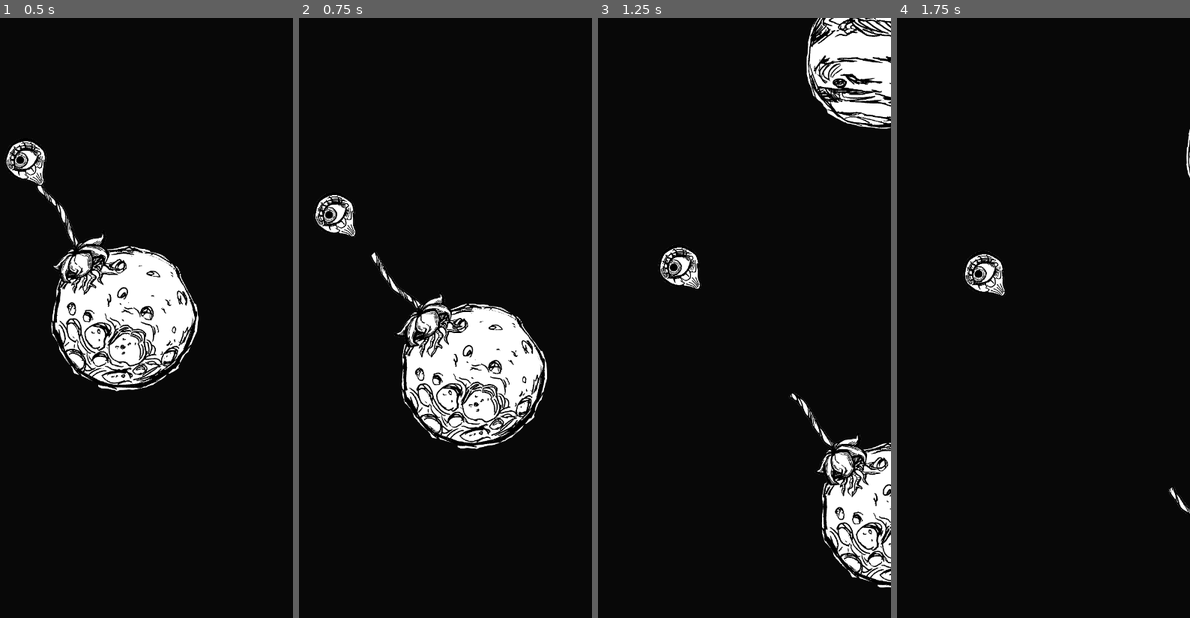
Above: before the commit, frames 1-4 (left to right).
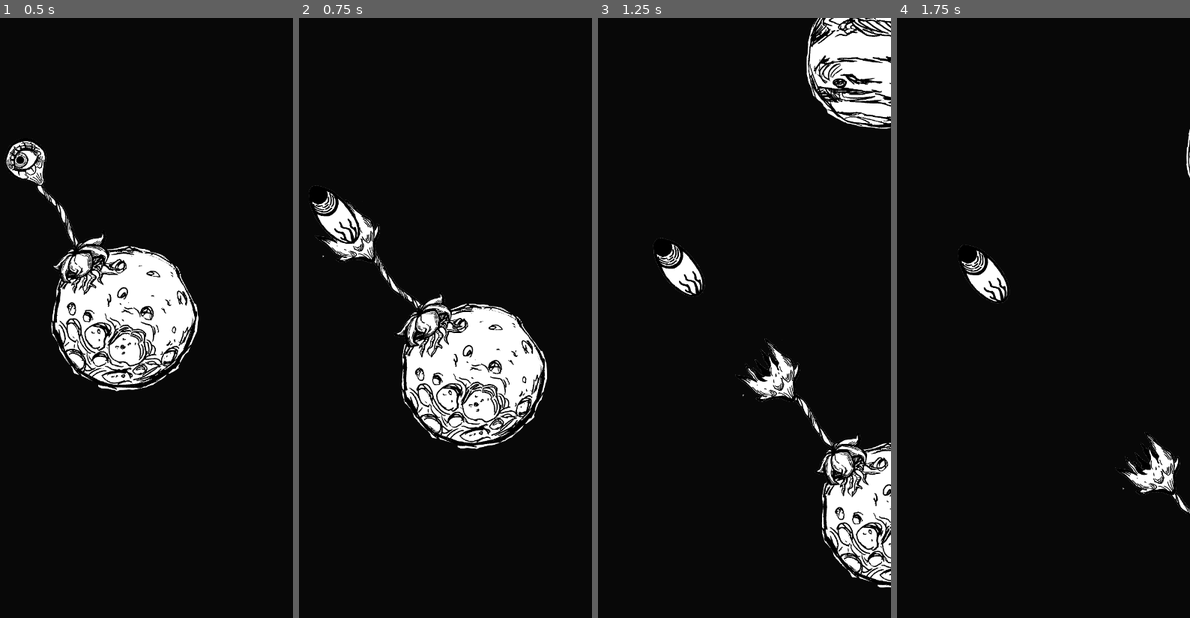
Above: after the commit, the same moments.

Repository: patryelt/RootOfEvil
Game: Godot game, scene res://scenes/Game.tscn
The game is run twice, just before and just after one commit, with the same random seed, the same clock (stepped at 60 frames per second) and the same inputs.
Inputs:
- Up to frame 1 (0.5 s): no input
- Up to frame 2 (0.75 s): tap Space (jump) at 0.6 s
- Up to frame 3 (1.25 s): tap Space (jump) at 0.77, 1.07 s
- Up to frame 4 (1.75 s): tap Space (jump) at 1.35, 1.52 s

Frame 1 is identical in both runs. In frame 2, 1.2% of the frame differs, in the area x 3-28%, y 27-41%; in frame 3, 1.4%; in frame 4, 1.4%, in the area x 20-97%, y 37-80%.

Commit message:
Use eye projectile

Diff:
--- a/scenes/Player/PlayerSprite.gd
+++ b/scenes/Player/PlayerSprite.gd
@@ -2,11 +2,16 @@
 
 func leave():
 	$eye_anim.hide()
+	$socket_anim.show()
 
 func jump():
 	$stem.hide()
 	$flower_anim.hide()
+	$eye_anim.hide()
+	$projectile.show()
 
 func grow():
 	$stem.show()
 	$flower_anim.show()
+	$projectile.hide()
+	$eye_anim.show()
--- a/scenes/Player/PlayerSprite.tscn
+++ b/scenes/Player/PlayerSprite.tscn
@@ -1,10 +1,12 @@
-[gd_scene load_steps=25 format=2]
+[gd_scene load_steps=32 format=2]
 
 [ext_resource path="res://assets/art/eye.png" type="Texture" id=1]
 [ext_resource path="res://assets/art/bulb.png" type="Texture" id=2]
 [ext_resource path="res://assets/art/stem.png" type="Texture" id=3]
 [ext_resource path="res://assets/art/flower.png" type="Texture" id=4]
 [ext_resource path="res://scenes/Player/PlayerSprite.gd" type="Script" id=5]
+[ext_resource path="res://assets/art/eye_burst.png" type="Texture" id=6]
+[ext_resource path="res://assets/art/eye_projectile.png" type="Texture" id=7]
 
 [sub_resource type="AtlasTexture" id=10]
 flags = 4
@@ -47,9 +49,9 @@
 [sub_resource type="SpriteFrames" id=8]
 animations = [ {
 "frames": [ SubResource( 6 ), SubResource( 7 ) ],
-"loop": false,
+"loop": true,
 "name": "default",
-"speed": 5.0
+"speed": 1.0
 } ]
 
 [sub_resource type="Animation" id=9]
@@ -125,6 +127,34 @@
 "speed": 5.0
 } ]
 
+[sub_resource type="AtlasTexture" id=20]
+flags = 4
+atlas = ExtResource( 6 )
+region = Rect2( 0, 0, 512, 512 )
+
+[sub_resource type="AtlasTexture" id=21]
+flags = 4
+atlas = ExtResource( 6 )
+region = Rect2( 512, 0, 512, 512 )
+
+[sub_resource type="AtlasTexture" id=22]
+flags = 4
+atlas = ExtResource( 6 )
+region = Rect2( 0, 512, 512, 512 )
+
+[sub_resource type="AtlasTexture" id=23]
+flags = 4
+atlas = ExtResource( 6 )
+region = Rect2( 512, 512, 512, 512 )
+
+[sub_resource type="SpriteFrames" id=24]
+animations = [ {
+"frames": [ SubResource( 20 ), SubResource( 21 ), SubResource( 22 ), SubResource( 23 ) ],
+"loop": false,
+"name": "default",
+"speed": 5.0
+} ]
+
 [node name="PlayerSprite" type="Node2D"]
 script = ExtResource( 5 )
 
@@ -156,3 +186,13 @@
 frames = SubResource( 5 )
 frame = 1
 playing = true
+
+[node name="socket_anim" type="AnimatedSprite" parent="."]
+visible = false
+frames = SubResource( 24 )
+frame = 3
+playing = true
+
+[node name="projectile" type="Sprite" parent="."]
+visible = false
+texture = ExtResource( 7 )
